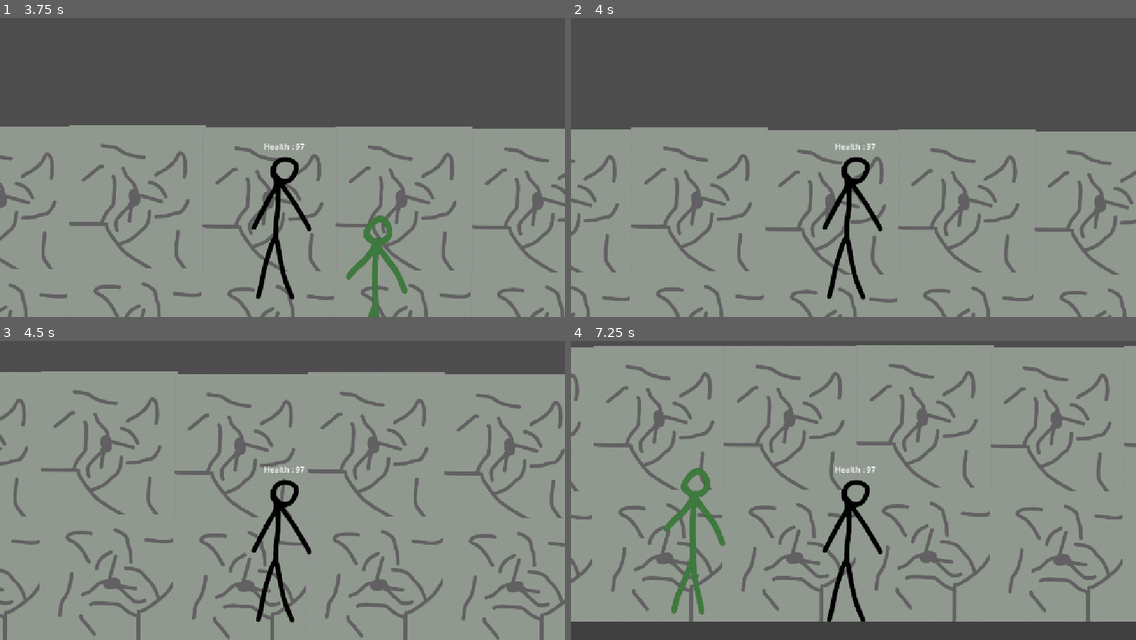
Above: before the commit, frames 1-4 (two rows, left to right).
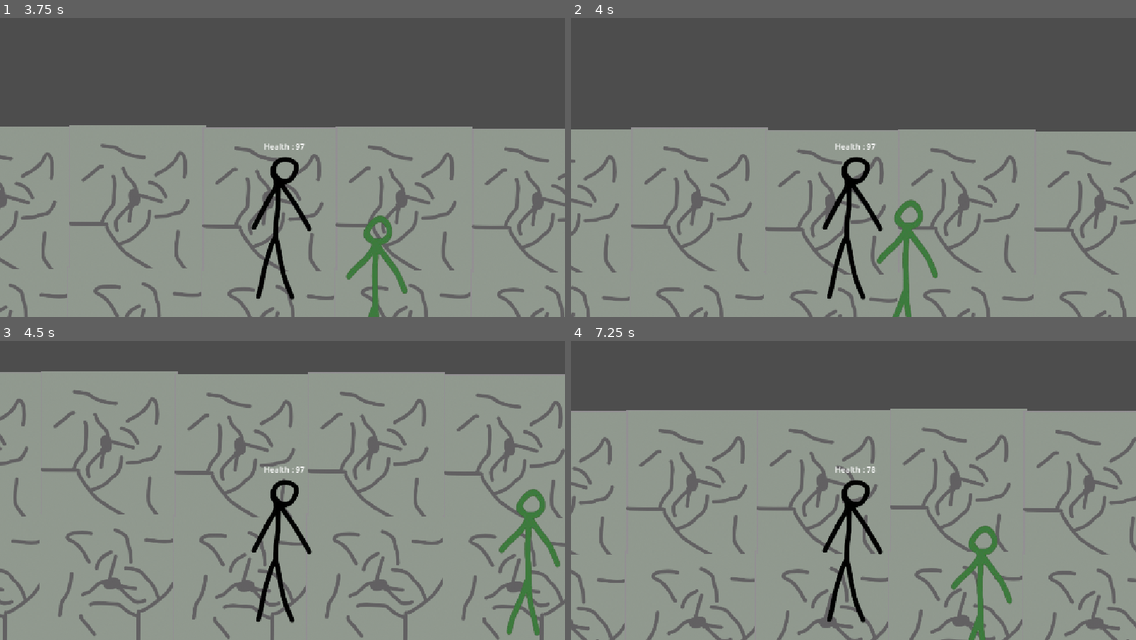
Above: after the commit, the same moments.

Repository: RulyCandle41418/Survive-The-Monster-Waves
Game: Godot game, scene res://main.tscn
Two runs of this game, one before a commit and one after it. Both use one fixed random seed, a clock stepped at 60 frames per second and the inputs below. The engine's default icon, where the game draws it, is replaced by a stand-in: a white triangle on a blue panel in a dark square.
Inputs (mouse positions are in pixels of both pictures, inside the frame that each line leads up to):
- Up to frame 1 (3.75 s): move the mouse to (406, 143) at 0.52 s; press the mouse at (406, 143) at 0.53 s; hold D (Move_Right) 0.53-2.03 s; tap Space (Move_Jump) at 0.77, 1.52, 3.02 s; move the mouse to (169, 173) at 1.27 s; release the mouse at (169, 173) at 1.28 s; click (169, 173) at 1.35 s; move the mouse to (339, 89) at 2.02 s; press the mouse at (339, 89) at 2.03 s; hold A (Move_Left) 2.03-2.78 s; move the mouse to (254, 221) at 2.77 s; release the mouse at (254, 221) at 2.78 s; hold D (Move_Right) from 2.78 s (still down); click (254, 221) at 2.85 s; move the mouse to (452, 206) at 3.52 s; press the mouse at (452, 206) at 3.53 s
- Up to frame 2 (4 s): keep holding D (Move_Right); tap Space (Move_Jump) at 3.77 s
- Up to frame 3 (4.5 s): move the mouse to (113, 433) at 4.27 s; release D (Move_Right) at 4.28 s; release the mouse at (113, 433) at 4.28 s; hold A (Move_Left) from 4.28 s (still down); click (113, 433) at 4.35 s
- Up to frame 4 (7.25 s): tap Space (Move_Jump) at 4.52, 6.02, 6.77 s; move the mouse to (881, 481) at 5.02 s; release A (Move_Left) at 5.03 s; press the mouse at (881, 481) at 5.03 s; hold D (Move_Right) 5.03-5.78 s; move the mouse to (768, 400) at 5.77 s; release the mouse at (768, 400) at 5.78 s; hold A (Move_Left) from 5.78 s (still down); click (768, 400) at 5.85 s; move the mouse to (977, 466) at 6.52 s; press the mouse at (977, 466) at 6.53 s

Frame 1 is identical in both runs. In frame 2, 1.0% of the frame differs, in the area x 54-65%, y 60-100%; in frame 3, 1.2%; in frame 4, 42%, in the area x 0-100%, y 1-100%.

Commit message:
commit 13 45

Diff:
--- a/monster.tscn
+++ b/monster.tscn
@@ -15,14 +15,16 @@
 
 var Done = false
 var random = randi_range(1, 2)
+var MHealth = 100
 func _physics_process(delta: float) -> void:
 
 
 	if Input.is_action_pressed(\"Mouse_left\") && global_position.distance_to(player.global_position) < 150:
-		if randi_range(1, 2) == 1:
+		MHealth -= 50
+		if randi_range(1, 2) == 1 && MHealth == 0:
 			global_position = Vector2(2000, 500)
 			global_position = monster.global_position
-		else:
+		elif randi_range(1, 2) == 2 && MHealth == 0:
 			global_position = Vector2(-450, 500)
 			global_position = monster.global_position
 
--- a/player.gd
+++ b/player.gd
@@ -114,6 +114,7 @@
 
 func Restart() -> void:
 
+		Canva.hide()
 		player.show()
 		player.set_collision_layer_value(1, true)
 		player.set_collision_mask_value(1, true)
@@ -121,6 +122,12 @@
 
 		global_position = Vector2(1025, 500)
 		global_position = player.global_position
+
+		global_position = Vector2(2000, 500)
+		global_position = monster.global_position
+
+		monster.set_collision_layer_value(1, true)
+		monster.set_collision_mask_value(1, true)
 
 
 		Health = 100
